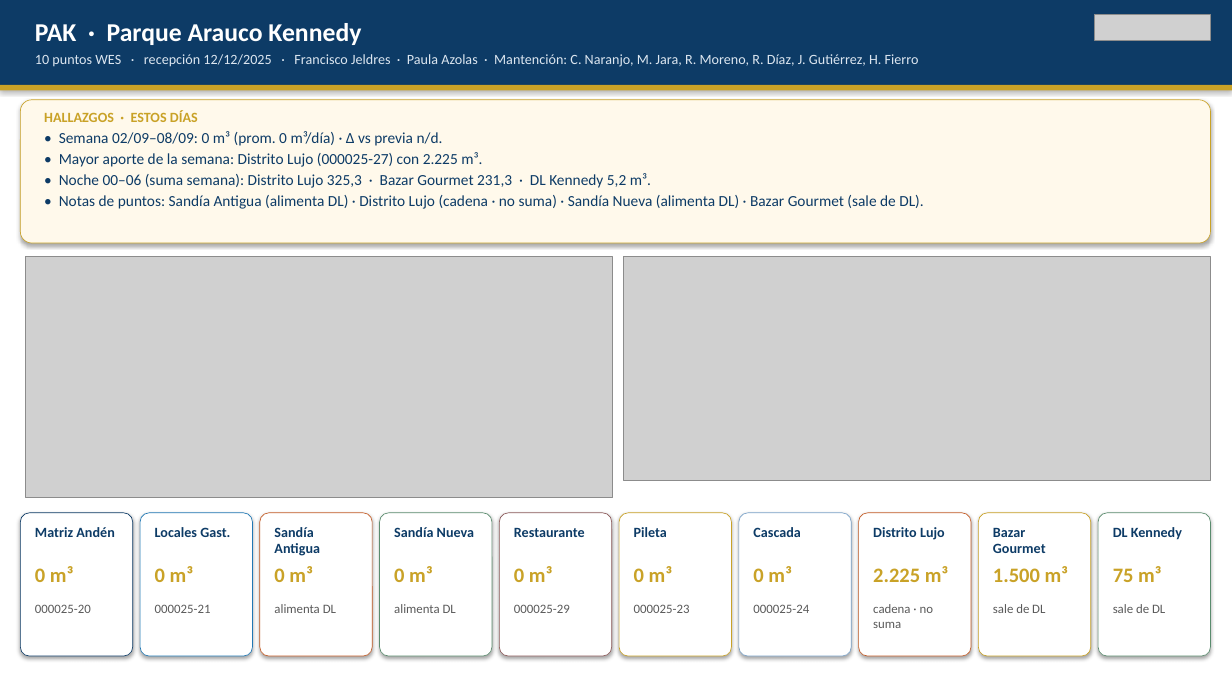
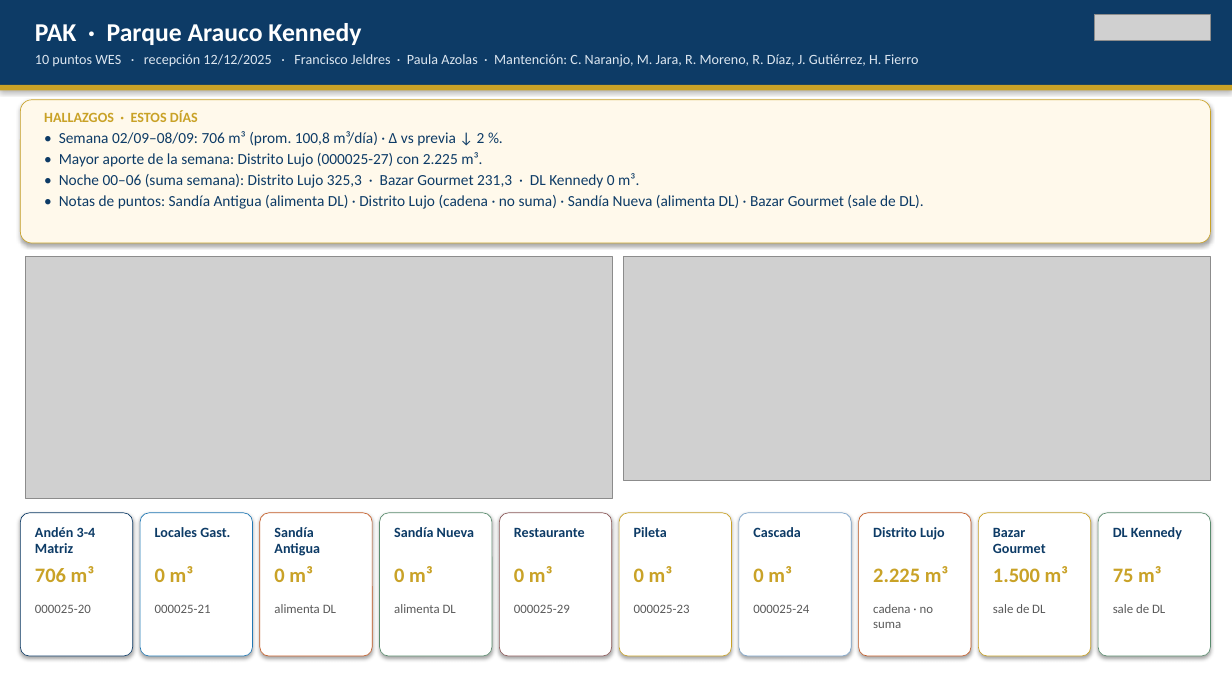
Before and after one commit to anibaloperacionesWes/wes-scripts, a slide deck: slide 10 of reports/Parque_Arauco/CONSOLIDADO/Consolidado_PA_7malls_20260908.pptx. Drawn at 1232x693 pixels with LibreOffice and Linux fonts; fonts in the diff are those of the drawing; grey boxes stand for pictures. Boxes give left, top, right and bottom in pixels: in the first picture for what was removed or moved away, otherwise in the second. Text is boxed around its words. In the diff, an @@ line names an element or a change of style, - is before the commit and + after.

```diff
--- a/reports/Parque_Arauco/CONSOLIDADO/Consolidado_PA_7malls_20260908.pptx
+++ b/reports/Parque_Arauco/CONSOLIDADO/Consolidado_PA_7malls_20260908.pptx
@@ text at [59, 131, 485, 146]: text changed @@
-• Semana 02/09–08/09: 0 m³ (prom. 0 m³/día) · Δ vs previa n/d.
+• Semana 02/09–08/09: 706 m³ (prom. 100,8 m³/día) · Δ vs previa ↓ 2 %.
@@ text at [59, 173, 639, 188]: text changed @@
-• Noche 00–06 (suma semana): Distrito Lujo 325,3 · Bazar Gourmet 231,3 · DL Kennedy 5,2 m³.
+• Noche 00–06 (suma semana): Distrito Lujo 325,3 · Bazar Gourmet 231,3 · DL Kennedy 0 m³.
@@ text at [35, 527, 96, 553]: text changed @@
-Matriz Andén
+Andén 3-4 Matriz
@@ text at [35, 566, 95, 582]: text changed @@
-0 m³
+706 m³
```
Also in this commit, not shown: 3 other slides changed, 1 slide added, 10 other files.
